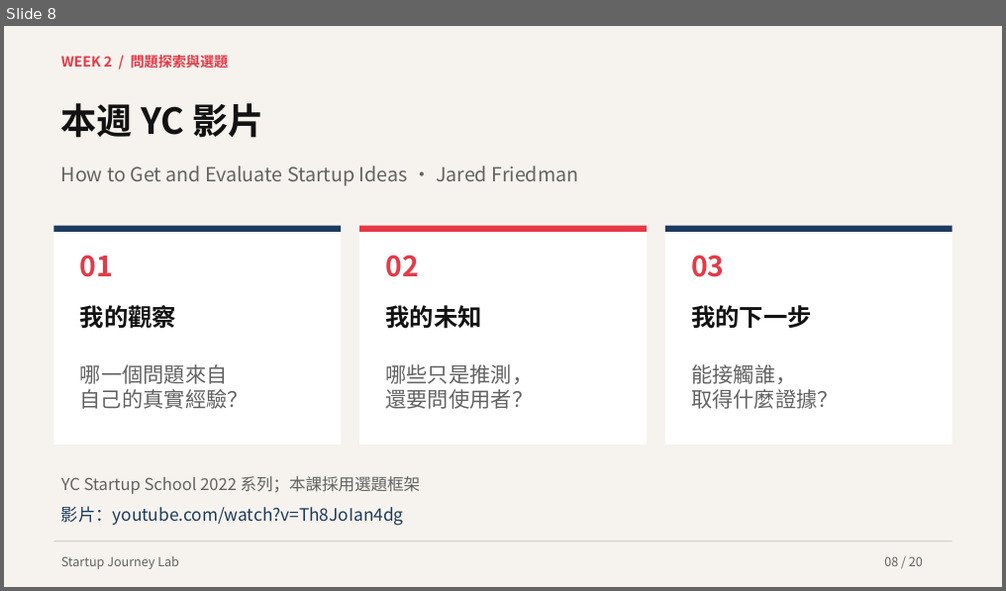
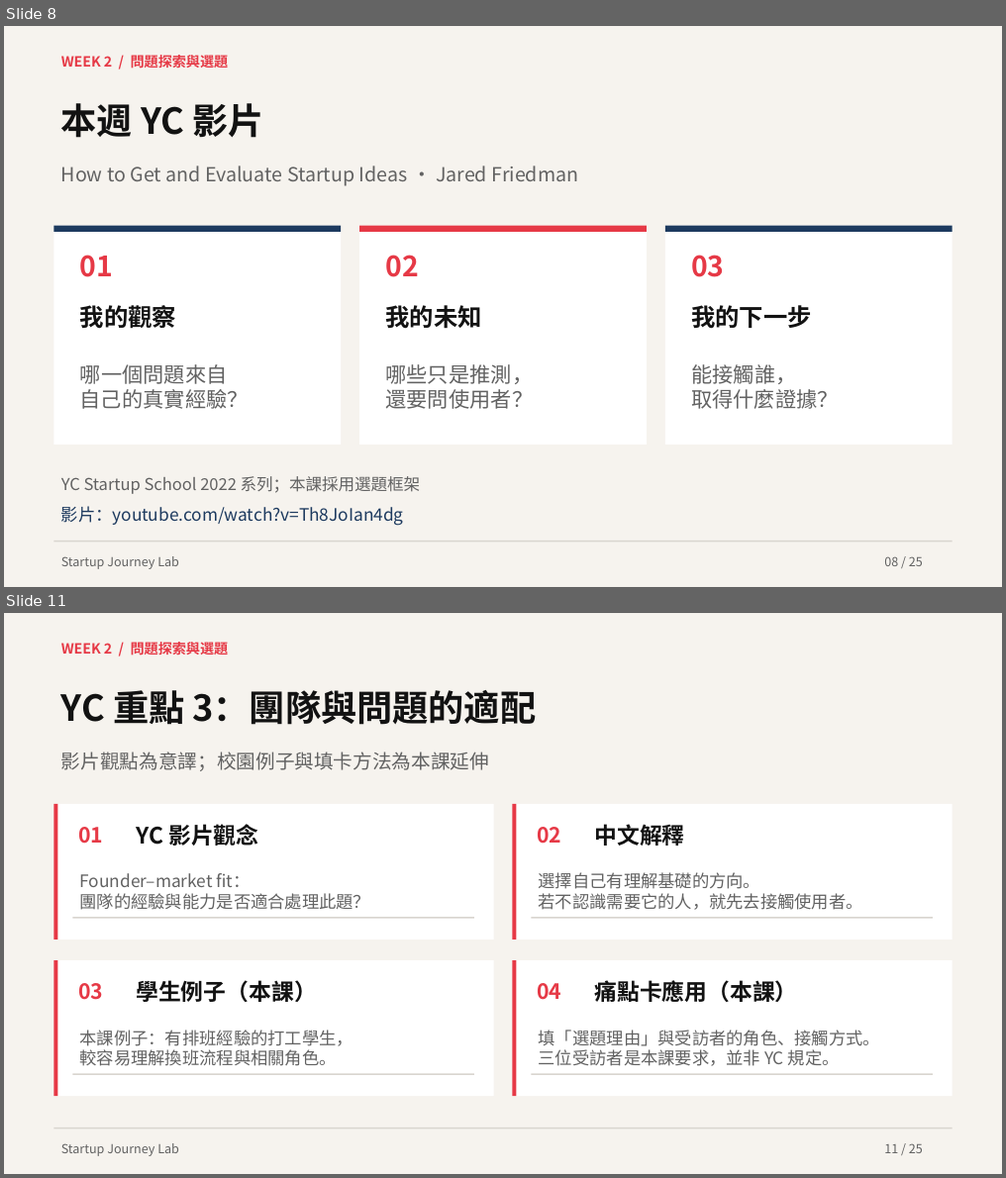
Before and after one commit to hpyuan1220/startup-journey-lab-app, a slide deck: materials/Week2_教學簡報.pptx. Shown one above the other, each under a label of ours: slide 8 before the commit, slides 8 and 11 after it; the slides between them are not shown. The pictures are 1006x591 and 1006x1178 pixels, drawn with LibreOffice and Linux fonts; fonts in the diff are those of the drawing. Boxes give left, top, right and bottom in pixels: in the first picture for what was removed or moved away, otherwise in the second. Text is boxed around its words. In the diff, an @@ line names an element or a change of style, - is before the commit and + after.

Commit message:
Expand YC Week 2 concepts with explanations, examples and worksheet applications

```diff
--- a/materials/Week2_教學簡報.pptx
+++ b/materials/Week2_教學簡報.pptx
@@ slide 11 added at (4,613,1002,1174), background #F6F3EE @@
@@ text added at (61,640,229,659), 13.5 pt, text #E63946, bold @@
+WEEK 2 / 問題探索與選題
@@ text added at (61,690,537,725), 34.5 pt, text #121212, bold @@
+YC 重點 3：團隊與問題的適配
@@ text added at (61,752,489,771), 18.8 pt, text #626262 @@
+影片觀點為意譯；校園例子與填卡方法為本課延伸
@@ rectangle added at (54,804,494,940), fill #FFFFFF @@
@@ rectangle added at (54,804,57,940), fill #E63946 @@
@@ rectangle added at (512,804,952,940), fill #FFFFFF @@
@@ rectangle added at (512,804,516,940), fill #E63946 @@
@@ text added at (78,827,103,844), 20.2 pt, text #E63946, bold @@
+01
@@ text added at (136,824,258,846), 21.8 pt, text #121212, bold @@
+YC 影片觀念
@@ text added at (537,827,561,844), 20.2 pt, text #E63946, bold @@
+02
@@ text added at (594,824,684,846), 21.8 pt, text #121212, bold @@
+中文解釋
@@ text added at (80,873,370,910), 16.5 pt, text #626262 @@
+Founder–market fit：
+團隊的經驗與能力是否適合處理此題？
@@ text added at (539,872,863,910), 16.5 pt, text #626262 @@
+選擇自己有理解基礎的方向。
+若不認識需要它的人，就先去接觸使用者。
@@ rectangle added at (73,917,474,919), fill #D9D5CF @@
@@ rectangle added at (531,917,933,919), fill #D9D5CF @@
@@ rectangle added at (54,961,494,1096), fill #FFFFFF @@
@@ rectangle added at (54,961,57,1096), fill #E63946 @@
@@ rectangle added at (512,961,952,1096), fill #FFFFFF @@
@@ rectangle added at (512,961,516,1096), fill #E63946 @@
@@ text added at (78,983,103,1000), 20.2 pt, text #E63946, bold @@
+03
@@ text added at (136,980,316,1002), 21.8 pt, text #121212, bold @@
+學生例子（本課）
@@ text added at (537,983,561,1000), 20.2 pt, text #E63946, bold @@
+04
@@ text added at (594,980,797,1002), 21.8 pt, text #121212, bold @@
+痛點卡應用（本課）
@@ text added at (80,1030,353,1066), 16.5 pt, text #626262 @@
+本課例子：有排班經驗的打工學生，
+較容易理解換班流程與相關角色。
@@ text added at (539,1030,880,1066), 16.5 pt, text #626262 @@
+填「選題理由」與受訪者的角色、接觸方式。
+三位受訪者是本課要求，並非 YC 規定。
@@ rectangle added at (73,1074,474,1075), fill #D9D5CF @@
@@ rectangle added at (531,1074,933,1075), fill #D9D5CF @@
@@ rectangle added at (54,1128,952,1130), fill #D9D5CF @@
@@ text added at (61,1144,179,1157), 12 pt, text #626262 @@
+Startup Journey Lab
@@ text added at (884,1144,923,1154), 12 pt, text #626262 @@
+11 / 25
@@ slide 8 changed as well @@
@@ text at (884,557,923,567): text changed @@
-08 / 20
+08 / 25
```
Also in this commit, not shown: 19 other slides changed, 4 other slides added, 8 other files.
